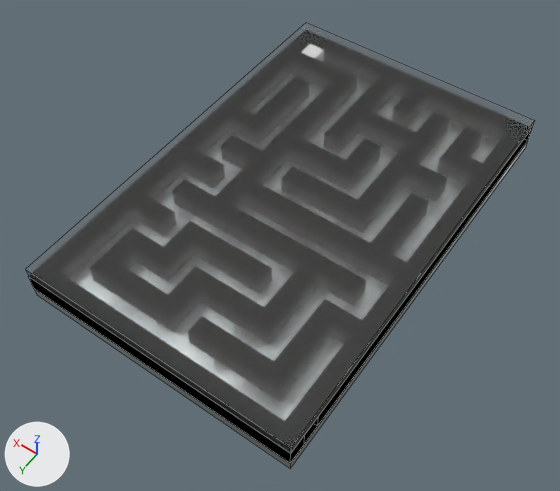
An edit to the Blender file DemoWM_RM/Assets/Levels/lvl2.blend, drawn before and after from the same camera.
Rendered twice from a 50 mm lens placed at (-0.247, 1.187, 1.083), pointed at (0.26, 0.478, -0.031). Lighting does not change. The marker at lower left points along +X, +Y and +Z. Mesh edges are drawn as thin lines.

Names of what the first picture shows: 'Curve', 'Curve.001', 'piso', 'techo'.
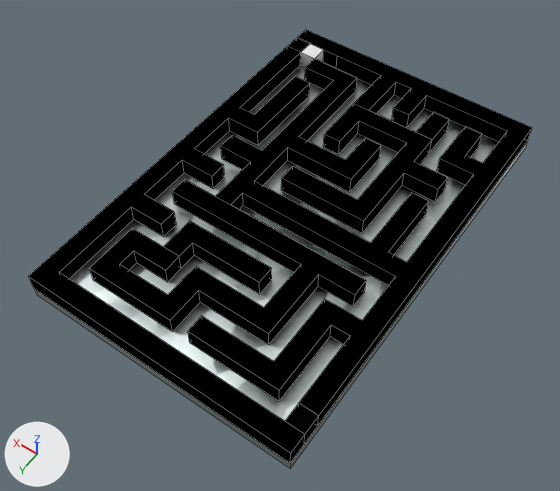
Boxes [x1, y1, x2, y2] around the edits, measured in the pictures (560 x 491 px; the box of a moved part takes in the faces that stretch with it):
'techo', hidden
    before: [25, 22, 535, 453]
'Curve.001', reshaped
    before: [318, 129, 532, 425]
    after: [90, 30, 532, 425]
part 1 of me_curve_001, moved or reshaped (not visible before)
    after: [323, 50, 337, 68]
'piso', unchanged, uncovered by the edit
    before: [34, 142, 527, 469]
    after: [34, 65, 527, 469]
'Curve', unchanged, uncovered by the edit
    before: [29, 277, 305, 463]
    after: [29, 38, 310, 463]

The change in detail:
me_curve_001 is used by ob_curve_001; location (0.0, 0.0, 0.0); scale (47.5, 47.5, 1.0).
me_curve_001 had 194 vertices, 123 faces and spanned x 0.0..0.0112, y 0.0..0.0157, z 0.0..0.0346.
me_curve_001 now has 198 vertices, 118 faces, 8 loose edges and spans x 0.0..0.0112, y 0.0..0.0157, z 0.0..0.0346.
Part 1, on me_curve_001:
6 faces are deleted.
4 vertices are added at (0.0097, 0.0007, 0.0), (0.009, 0.0007, 0.0), (0.0097, 0.0007, 0.0346), (0.009, 0.0007, 0.0346).
8 loose edges are added.
1 new face joins them.
Object 'techo' (ob_techo) is now hidden.
